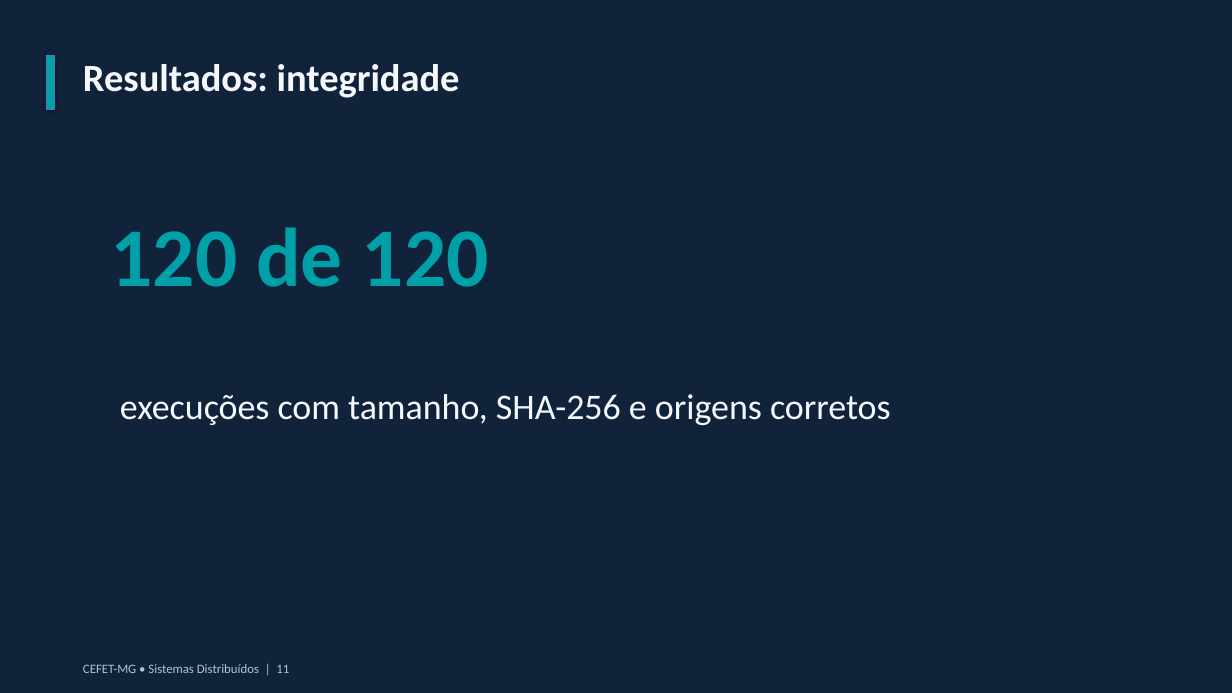
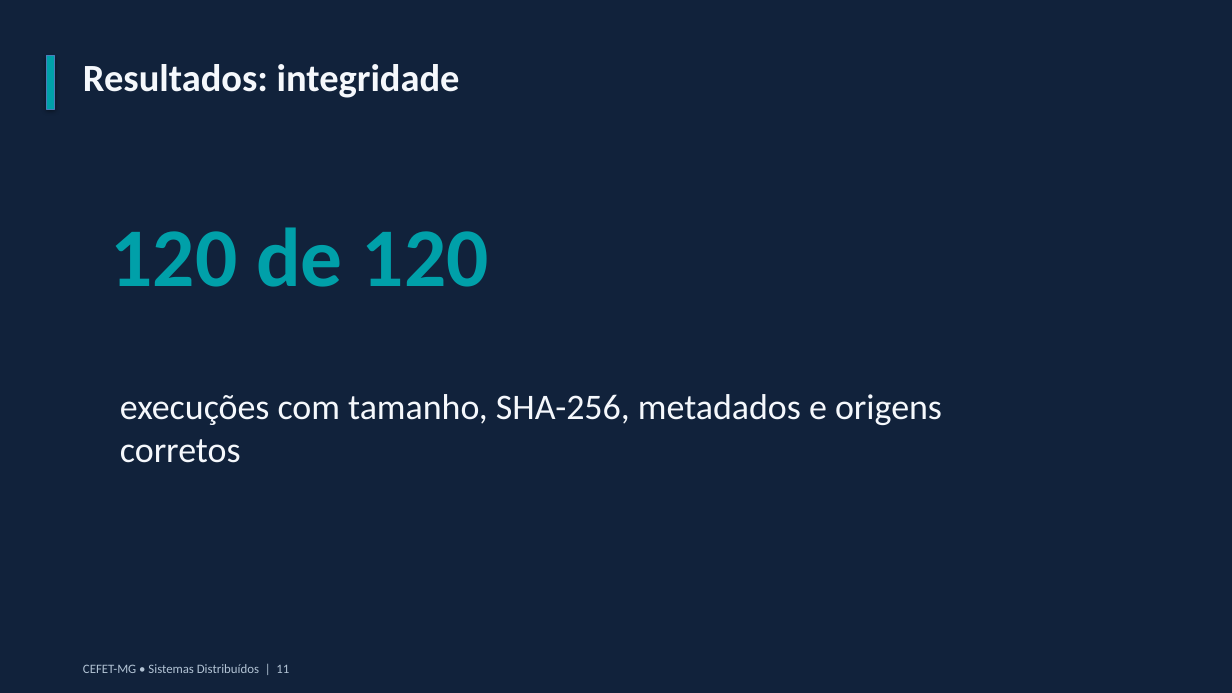
Before and after one commit to allinesferreira/CEFET-SD_TP2, a slide deck: slide 11 of docs/apresentacao.pptx. Drawn at 1232x693 pixels with LibreOffice and Linux fonts; fonts in the diff are those of the drawing. Boxes give left, top, right and bottom in pixels: in the first picture for what was removed or moved away, otherwise in the second. Text is boxed around its words. In the diff, an @@ line names an element or a change of style, - is before the commit and + after.

```diff
--- a/docs/apresentacao.pptx
+++ b/docs/apresentacao.pptx
@@ text at (120,394,942,463): text changed @@
-execuções com tamanho, SHA-256 e origens corretos
+execuções com tamanho, SHA-256, metadados e origens corretos
```
Also in this commit, not shown: 4 other slides changed.
